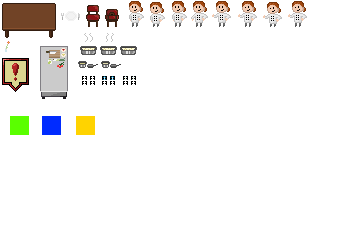
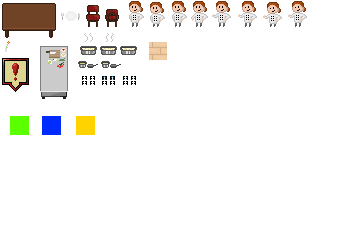
Layers edited between the first and the second 354 x 226 image:
added layer "floor" above "foods" over left=149, top=42, right=167, bottom=60
